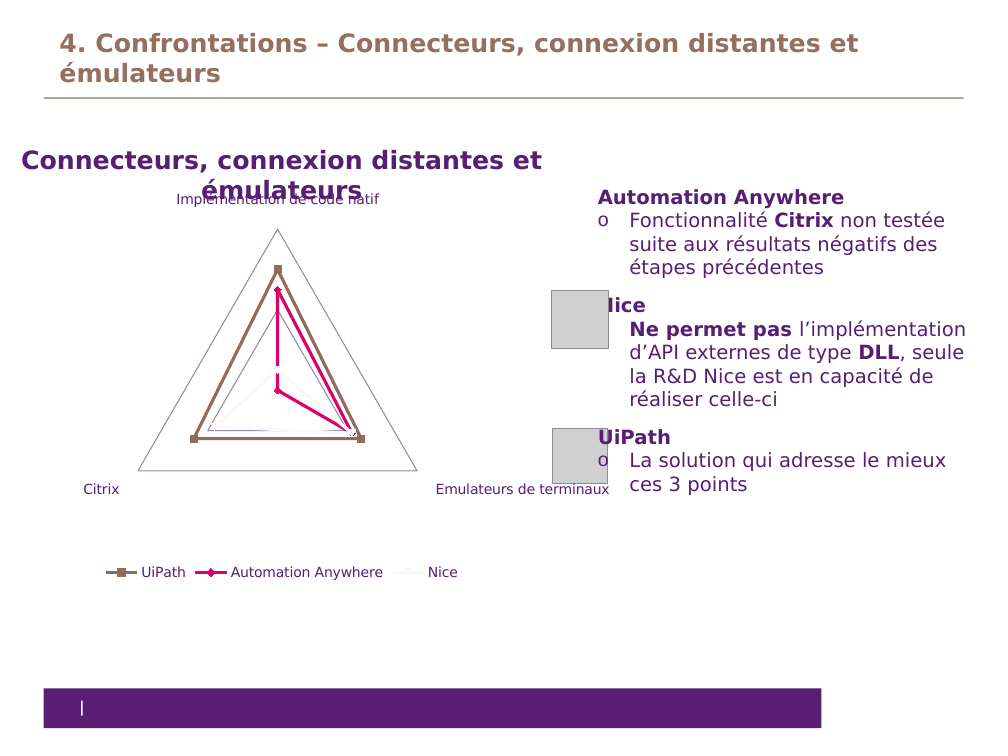
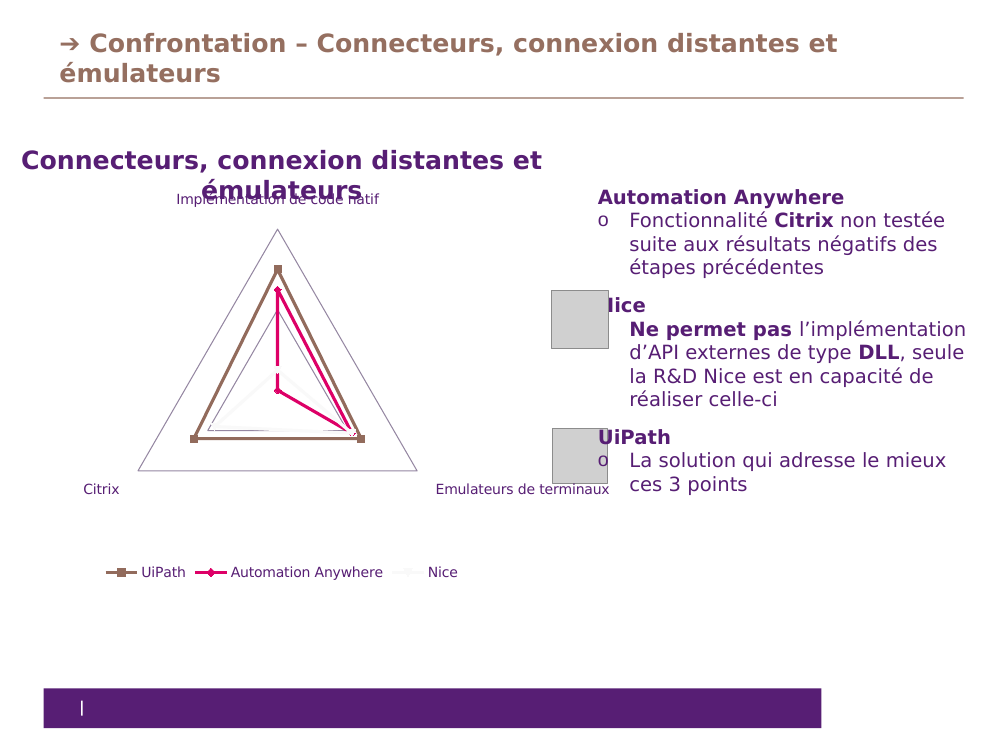
Before and after one commit to Lorennzo/Projet, a slide deck: slide 15 of conclusion des Poc RPA V64.pptx (slide 14 before the commit). Drawn at 1008x756 pixels with LibreOffice and Linux fonts; fonts in the diff are those of the drawing; grey boxes stand for pictures. Boxes give left, top, right and bottom in pixels: in the first picture for what was removed or moved away, otherwise in the second. Text is boxed around its words. In the diff, an @@ line names an element or a change of style, - is before the commit and + after.

```diff
--- a/conclusion des Poc RPA V64.pptx
+++ b/conclusion des Poc RPA V64.pptx
@@ title at box(59, 33, 838, 83): text changed @@
-4. Confrontations – Connecteurs, connexion distantes et émulateurs
+➔ Confrontation – Connecteurs, connexion distantes et émulateurs
```
Also in this commit, not shown: 6 other slides changed, 2 slides added.
